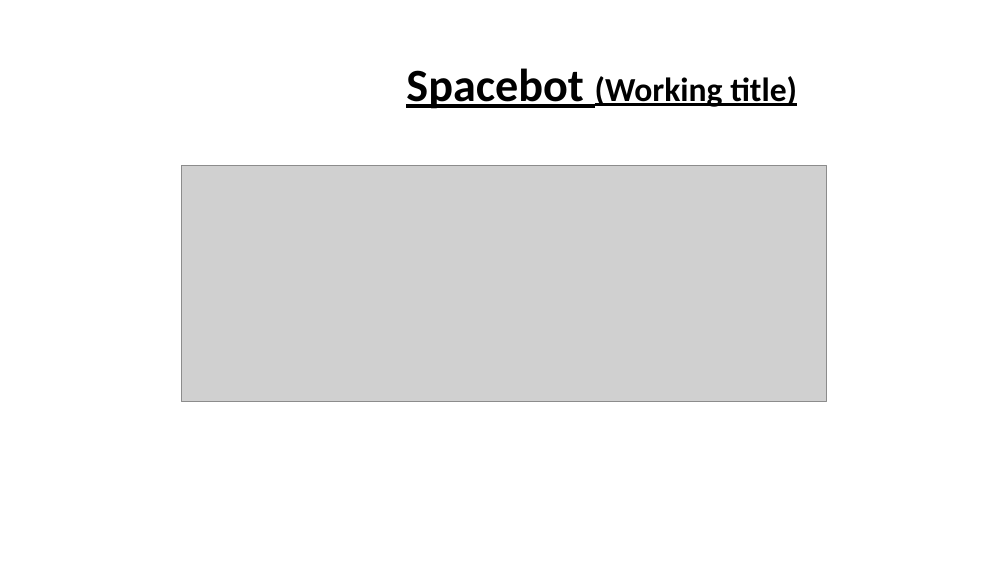
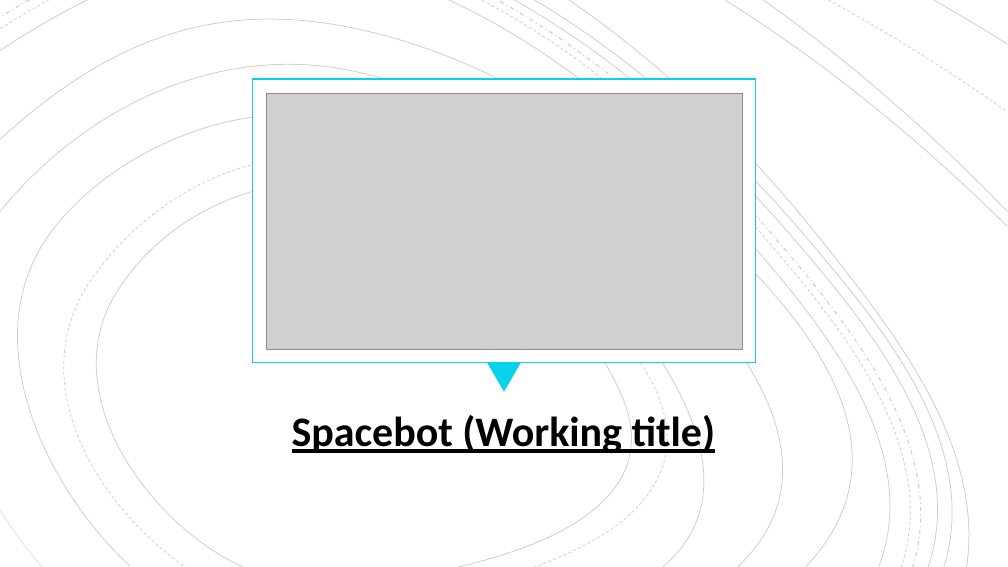
Before and after one commit to casey46ckc/Asso-yr2-FYP, a slide deck: slide 5 of fyp powerpoint/Fyp_revised_v1.1.pptx. Drawn at 1008x567 pixels with LibreOffice and Linux fonts; fonts in the diff are those of the drawing; grey boxes stand for pictures; background and template pictures are left out. Boxes give left, top, right and bottom in pixels: in the first picture for what was removed or moved away, otherwise in the second. Text is boxed around its words. In the diff, an @@ line names an element or a change of style, - is before the commit and + after.

```diff
--- a/fyp powerpoint/Fyp_revised_v1.1.pptx
+++ b/fyp powerpoint/Fyp_revised_v1.1.pptx
@@ group added at (0, 0, 1008, 567): 19 freeform shapes @@
@@ rectangle added at (253, 79, 756, 362), fill #FFFFFF, outline #09D1E9 1.5 pt @@
@@ picture added at (266, 93, 743, 349) @@
@@ picture removed at (181, 166, 827, 402) @@
@@ title "Spacebot (Working title)": place and size @@
-title "Spacebot (Working title)" at (406, 68, 797, 109)
+title "Spacebot (Working title)" at (292, 412, 716, 456)
@@ title "Spacebot (Working title)" at (292, 412, 716, 456): size 44 to 40 pt in "Spacebot"; size 32 to 40 pt in "(Working title)"; vertical alignment middle to bottom @@
@@ triangle added at (487, 363, 521, 392), fill #09D1E9 @@
```
Also in this commit, not shown: 8 other slides changed, 1 slide added, 2 other files.
